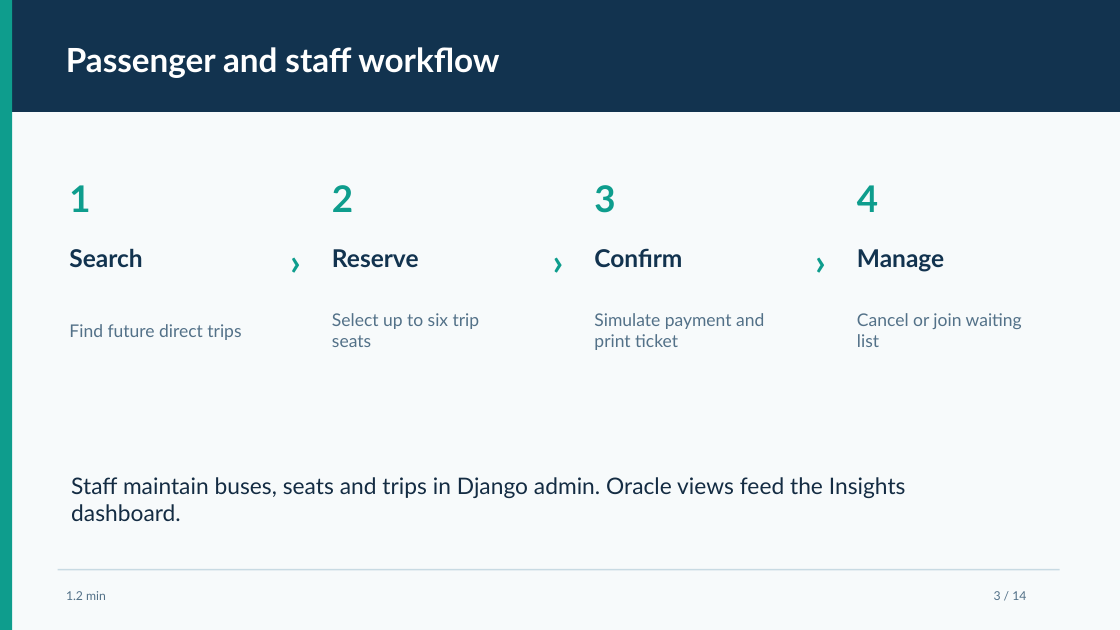
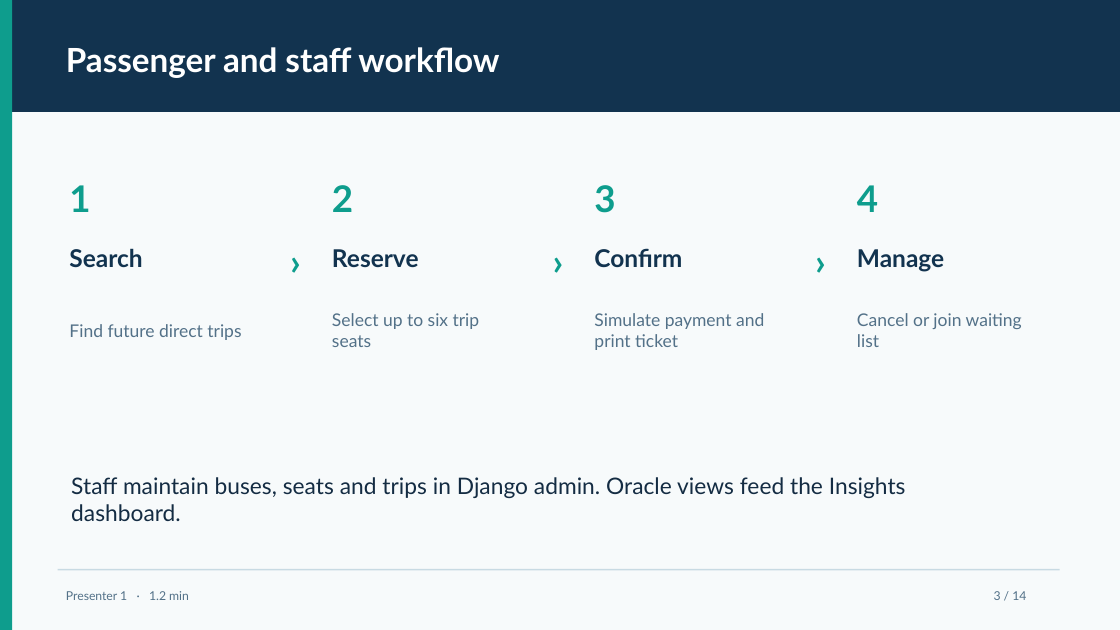
Before and after one commit to karthik-goud227/bus-ticket-booking-system, a slide deck: slide 3 of docs/BusBook_DBMS_Presentation.pptx. Drawn at 1120x630 pixels with LibreOffice and Linux fonts; fonts in the diff are those of the drawing. Boxes give left, top, right and bottom in pixels: in the first picture for what was removed or moved away, otherwise in the second. Text is boxed around its words. In the diff, an @@ line names an element or a change of style, - is before the commit and + after.

```diff
--- a/docs/BusBook_DBMS_Presentation.pptx
+++ b/docs/BusBook_DBMS_Presentation.pptx
@@ text at box(66, 591, 189, 600): text changed @@
-1.2 min
+Presenter 1 · 1.2 min
```
Also in this commit, not shown: 10 other slides changed, 1 slide added, 1 slide removed.
